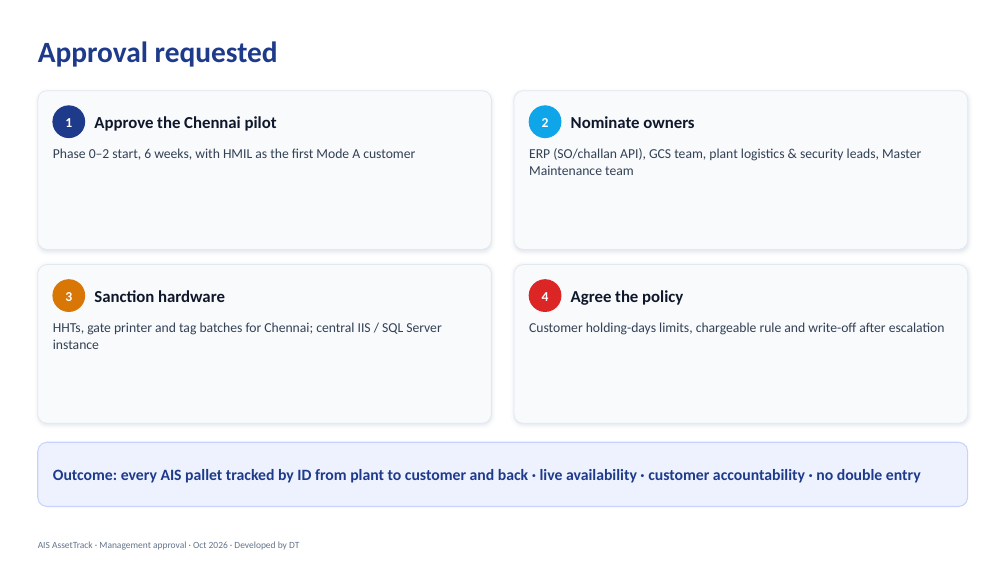
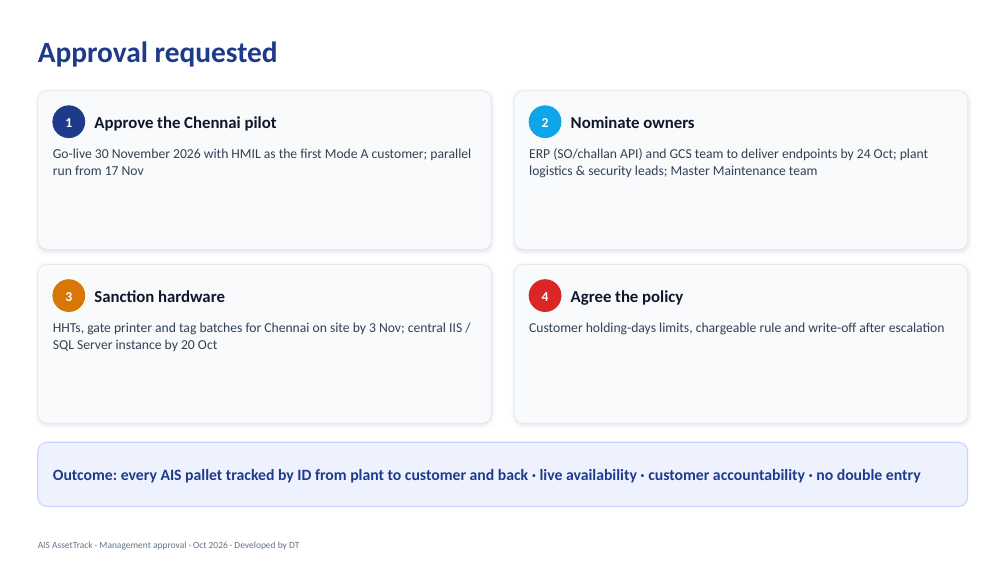
Before and after one commit to dhanaah/ais-assettrack, a slide deck: slide 23 of docs/AIS_AssetTrack_Management_Approval.pptx. Drawn at 1008x567 pixels with LibreOffice and Linux fonts; fonts in the diff are those of the drawing; background and template pictures are left out. Boxes give left, top, right and bottom in pixels: in the first picture for what was removed or moved away, otherwise in the second. Text is boxed around its words. In the diff, an @@ line names an element or a change of style, - is before the commit and + after.

```diff
--- a/docs/AIS_AssetTrack_Management_Approval.pptx
+++ b/docs/AIS_AssetTrack_Management_Approval.pptx
@@ text at box(53, 148, 471, 175): text changed @@
-Phase 0–2 start, 6 weeks, with HMIL as the first Mode A customer
+Go-live 30 November 2026 with HMIL as the first Mode A customer; parallel run from 17 Nov
@@ text at box(529, 148, 928, 178): text changed @@
-ERP (SO/challan API), GCS team, plant logistics & security leads, Master Maintenance team
+ERP (SO/challan API) and GCS team to deliver endpoints by 24 Oct; plant logistics & security leads; Master Maintenance team
@@ text at box(53, 322, 462, 351): text changed @@
-HHTs, gate printer and tag batches for Chennai; central IIS / SQL Server instance
+HHTs, gate printer and tag batches for Chennai on site by 3 Nov; central IIS / SQL Server instance by 20 Oct
```
Also in this commit, not shown: 3 other slides changed.
